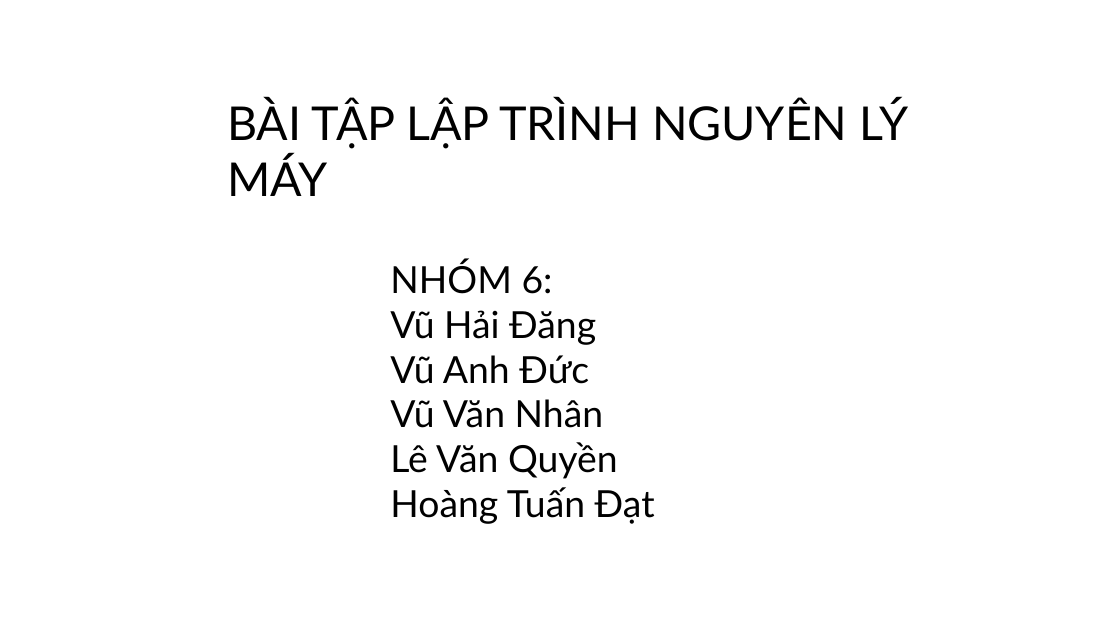
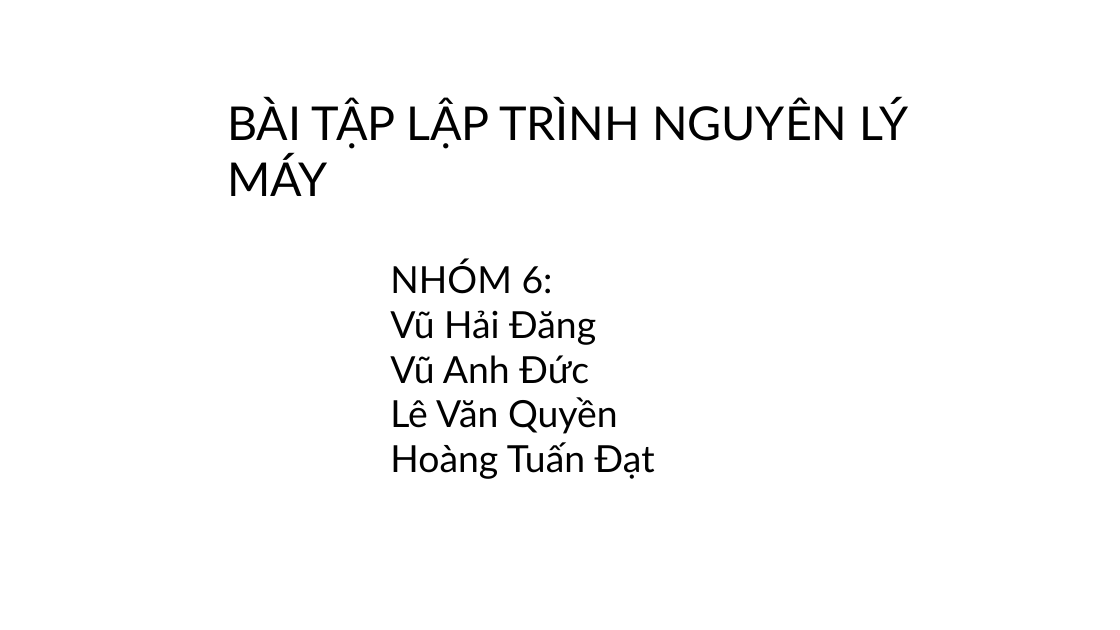
Before and after one commit to HaiDang271/Nguy-n-l-m-y, a slide deck: slide 1 of nguyên lý máy.pptx. Drawn at 1120x630 pixels with LibreOffice and Linux fonts; fonts in the diff are those of the drawing; background and template pictures are left out. Boxes give left, top, right and bottom in pixels: in the first picture for what was removed or moved away, otherwise in the second. Text is boxed around its words. In the diff, an @@ line names an element or a change of style, - is before the commit and + after.

```diff
--- a/nguyên lý máy.pptx
+++ b/nguyên lý máy.pptx
@@ text at (390,261,655,479): text changed @@
-NHÓM 6:
-Vũ Hải Đăng
-Vũ Anh Đức
-Vũ Văn Nhân
-Lê Văn Quyền
-Hoàng Tuấn Đạt
+NHÓM 6:
+Vũ Hải Đăng
+Vũ Anh Đức
+Lê Văn Quyền
+Hoàng Tuấn Đạt
```
